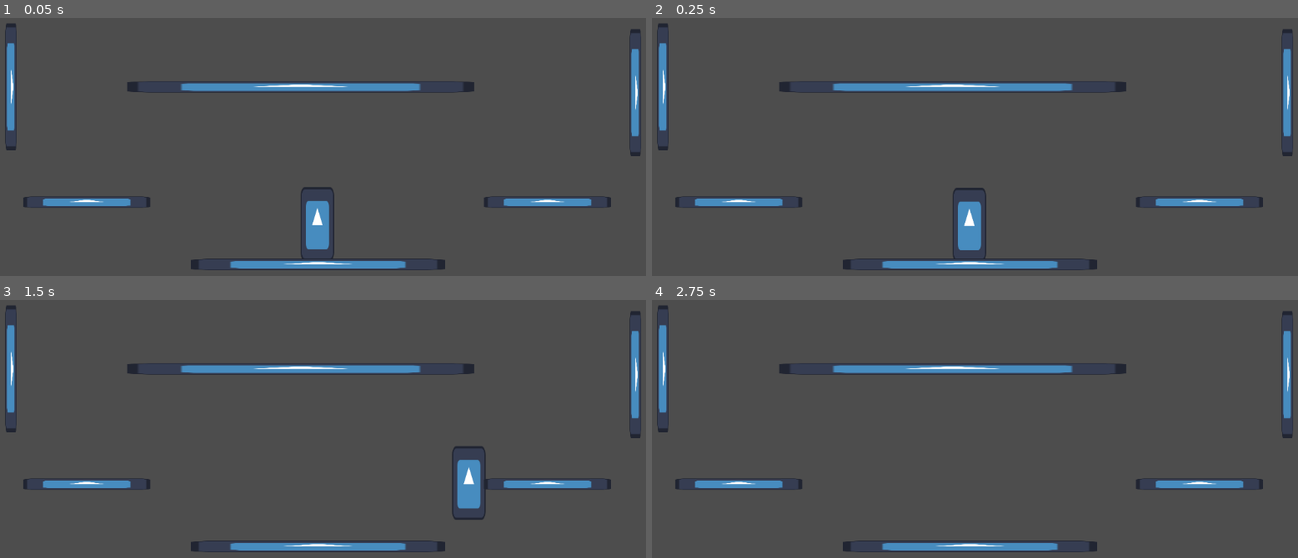
Above: before the commit, frames 1-4 (two rows, left to right).
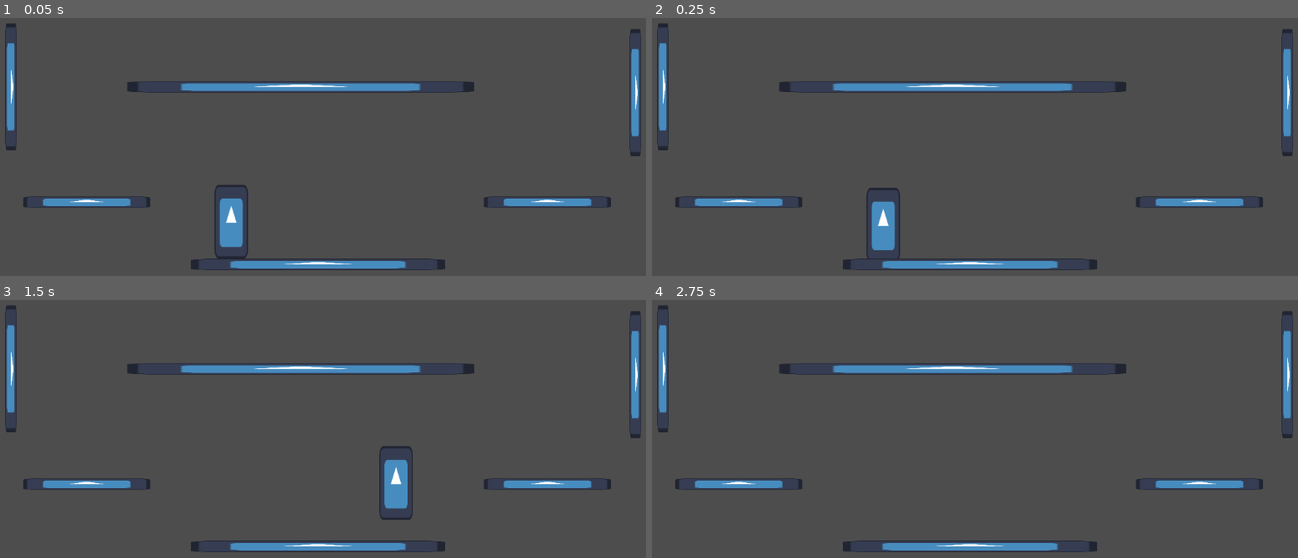
Above: after the commit, the same moments.

Repository: ragegaming23/Bug_Game
Game: Godot game, scene res://Test area/test scene.tscn
Same seed, same stepped clock (60 frames per second), same inputs: the game is played once before the commit and once after it. The engine's default icon, where the game draws it, is replaced by a stand-in: a white triangle on a blue panel in a dark square.
Inputs:
- Up to frame 1 (0.05 s): no input
- Up to frame 2 (0.25 s): no input
- Up to frame 3 (1.5 s): tap Enter at 0.5 s; hold Right (move right) from 0.53 s (still down); tap Up (jump) at 0.77 s
- Up to frame 4 (2.75 s): tap Up (jump) at 1.52 s; release Right (move right) at 2.03 s; hold Left (move left) from 2.03 s (still down)

The runs differ from the first frame. In frame 1, 1.8% of the frame differs, in the area x 33-52%, y 64-94%; in frame 2, 1.7%; in frame 3, 1.8%, in the area x 58-76%, y 56-86%; in frame 4, nothing differs.
Error after the commit: Parse Error: Identifier "_on_Player_respawned" not declared in the current scope. (res://Test)

Commit message:
working on the respawn system and the player

Diff:
--- a/Test area/area_2d.gd
+++ b/Test area/area_2d.gd
@@ -1 +1,8 @@
 extends Area2D
+
+
+
+
+func _on_body_entered(body: Node2D) -> void:
+	if body.is_in_group("player"):
+		body.respawned.emit()
--- a/Test area/character_body_2d.gd
+++ b/Test area/character_body_2d.gd
@@ -1,9 +1,9 @@
 extends CharacterBody2D
-
+signal respawned()
 
 const SPEED = 300.0
 const JUMP_VELOCITY = -400.0
-
+var Health :=1
 
 func _physics_process(delta: float) -> void:
 	# Add the gravity.
@@ -24,3 +24,9 @@
 		velocity.x = move_toward(velocity.x, 0, SPEED)
 
 	move_and_slide()
+
+func take_damage(Damage: int):
+	Health -= Damage
+
+	if Health <= 0:
+		respawned.emit()
--- a/Test area/test player.tscn
+++ b/Test area/test player.tscn
@@ -17,3 +17,5 @@
 position = Vector2(-3, -3)
 scale = Vector2(0.453125, 1)
 texture = ExtResource("2_ky4m1")
+
+[connection signal="tree_exited" from="." to="." method="_on_tree_exited"]
--- a/Test area/test scene.tscn
+++ b/Test area/test scene.tscn
@@ -1,16 +1,18 @@
-[gd_scene load_steps=5 format=3 uid="uid://bicoui28vdrt1"]
+[gd_scene load_steps=7 format=3 uid="uid://bicoui28vdrt1"]
 
 [ext_resource type="PackedScene" uid="uid://de3wg1slg72gg" path="res://Test area/test player.tscn" id="1_0rq7t"]
+[ext_resource type="Script" uid="uid://bvgxn0qu34wla" path="res://Test area/test_scene.gd" id="1_xw60q"]
 [ext_resource type="PackedScene" uid="uid://cfshj5p1g3jk5" path="res://Test area/testfloor01.tscn" id="2_rk26f"]
 [ext_resource type="Script" uid="uid://dv03hwqqw0swq" path="res://Test area/testfloor_01.gd" id="3_xw60q"]
+[ext_resource type="Script" uid="uid://dqgdr7n5kaeeo" path="res://Test area/area_2d.gd" id="5_ihbi5"]
 
-[sub_resource type="RectangleShape2D" id="RectangleShape2D_tiep7"]
-size = Vector2(1152, 33)
+[sub_resource type="WorldBoundaryShape2D" id="WorldBoundaryShape2D_7e5m4"]
 
 [node name="Node2D" type="Node2D"]
+script = ExtResource("1_xw60q")
 
 [node name="CharacterBody2D" parent="." instance=ExtResource("1_0rq7t")]
-position = Vector2(565, 560)
+position = Vector2(416, 556)
 
 [node name="StaticBody2D" parent="." instance=ExtResource("2_rk26f")]
 position = Vector2(563, 628)
@@ -40,7 +42,16 @@
 scale = Vector2(30, 1)
 
 [node name="Area2D" type="Area2D" parent="."]
+script = ExtResource("5_ihbi5")
 
 [node name="CollisionShape2D" type="CollisionShape2D" parent="Area2D"]
-position = Vector2(576, 680)
-shape = SubResource("RectangleShape2D_tiep7")
+position = Vector2(568, 648)
+scale = Vector2(7.055, 7.055)
+shape = SubResource("WorldBoundaryShape2D_7e5m4")
+
+[node name="Marker2D" type="Marker2D" parent="."]
+position = Vector2(416, 556)
+
+[connection signal="body_entered" from="Area2D" to="CharacterBody2D" method="_on_area_2d_body_entered"]
+[connection signal="body_entered" from="Area2D" to="Area2D" method="_on_body_entered"]
+[connection signal="tree_exited" from="Area2D/CollisionShape2D" to="CharacterBody2D" method="_on_collision_shape_2d_tree_exited"]
--- /dev/null
+++ b/Test area/test_scene.gd
@@ -0,0 +1,10 @@
+extends Node2D
+
+
+@onready var marker_2d: Marker2D = $Marker2D
+func _ready() -> void:
+	for player in get_tree().Get_nodes_in_group("player"):
+		player.respawned.connect(_on_Player_respawned.bind(player))
+
+func _on_player_respawned(player):
+	player.global_position = marker_2d.global_position
--- a/Test area/testfloor_01.gd
+++ b/Test area/testfloor_01.gd
@@ -1,11 +1 @@
 extends StaticBody2D
-
-
-# Called when the node enters the scene tree for the first time.
-func _ready() -> void:
-	pass # Replace with function body.
-
-
-# Called every frame. 'delta' is the elapsed time since the previous frame.
-func _process(_delta: float) -> void:
-	pass
Not shown, added: Test area/test_scene.gd.uid
